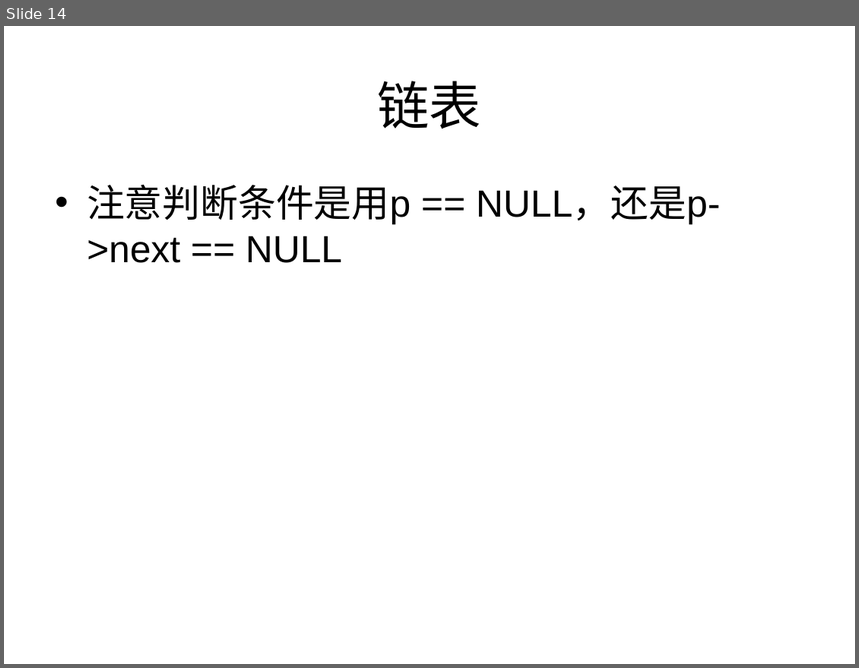
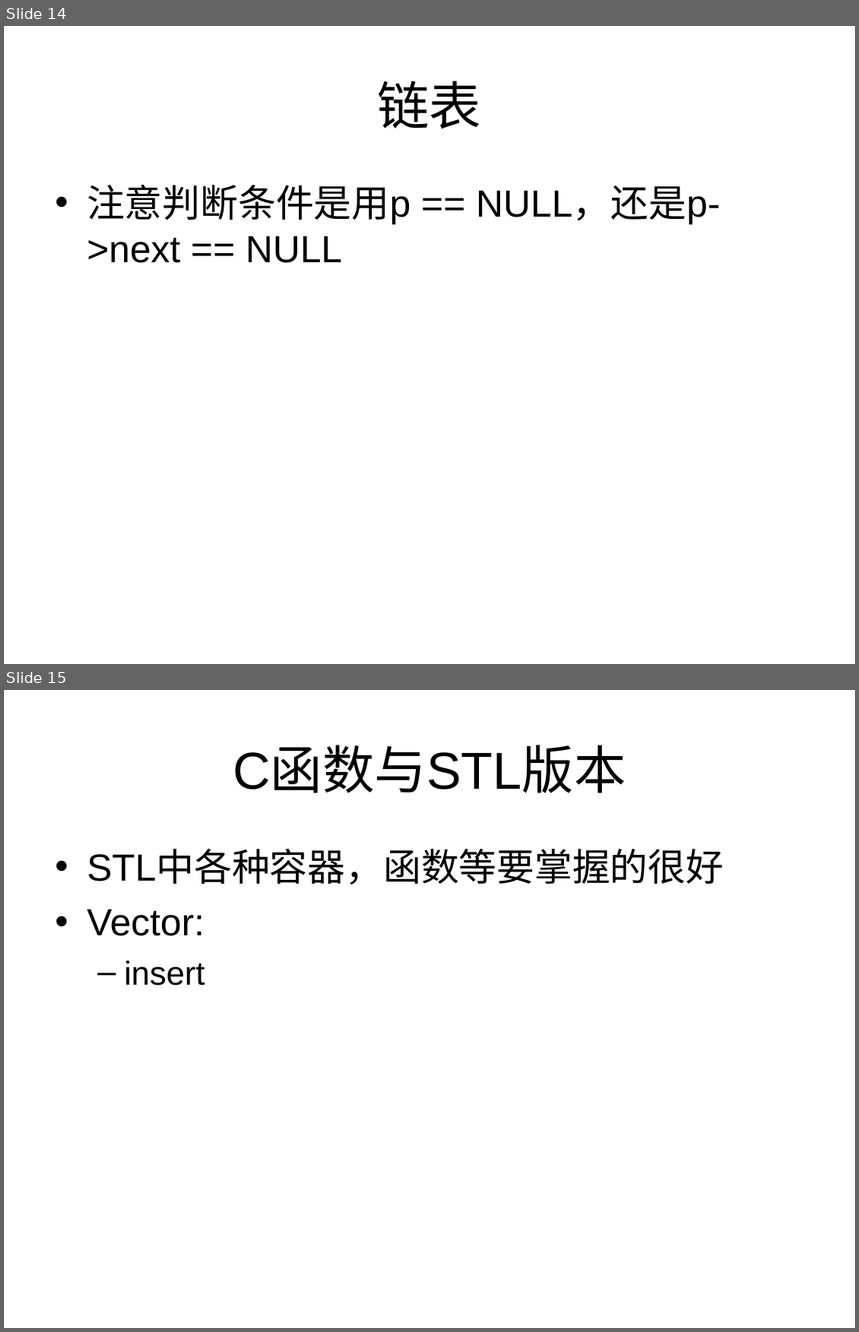
Before and after one commit to houjingbiao/leetcode, a slide deck: solutions/conclusion.ppt. Shown one above the other, each under a label of ours: slide 14 before the commit, slides 14 and 15 after it. The pictures are 859x668 and 859x1332 pixels, drawn with LibreOffice and Linux fonts; fonts in the diff are those of the drawing. Boxes give left, top, right and bottom in pixels: in the first picture for what was removed or moved away, otherwise in the second. Text is boxed around its words. In the diff, an @@ line names an element or a change of style, - is before the commit and + after.

```diff
--- a/solutions/conclusion.ppt
+++ b/solutions/conclusion.ppt
@@ slide 15 added at <box>4,690,855,1328</box>, background #FFFFFF @@
@@ title added at <box>233,748,626,793</box>, 44 pt, text #000000 @@
+C函数与STL版本
@@ text added at <box>87,850,724,986</box>, 32 pt, text #000000 @@
+• STL中各种容器，函数等要掌握的很好
+• Vector:
+  – insert
```
Also in this commit, not shown: 3 other files.
